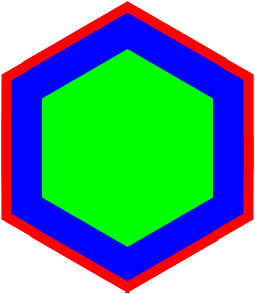
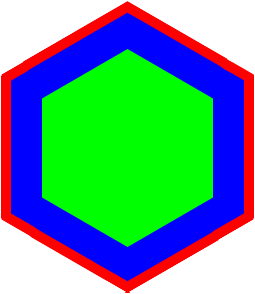
The second 255x294 image is a revision of the first. Changes to its layers:
painted on "Polygon 1 copy 2" over [left=1, top=75, right=254, bottom=218]
